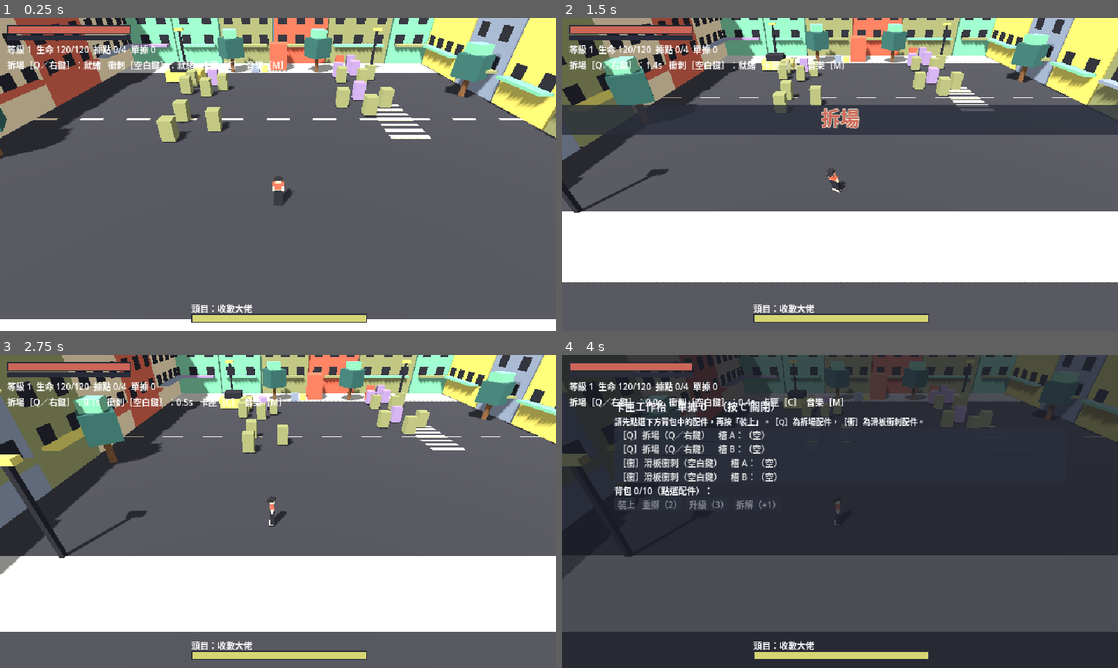
Above: before the commit, frames 1-4 (two rows, left to right).
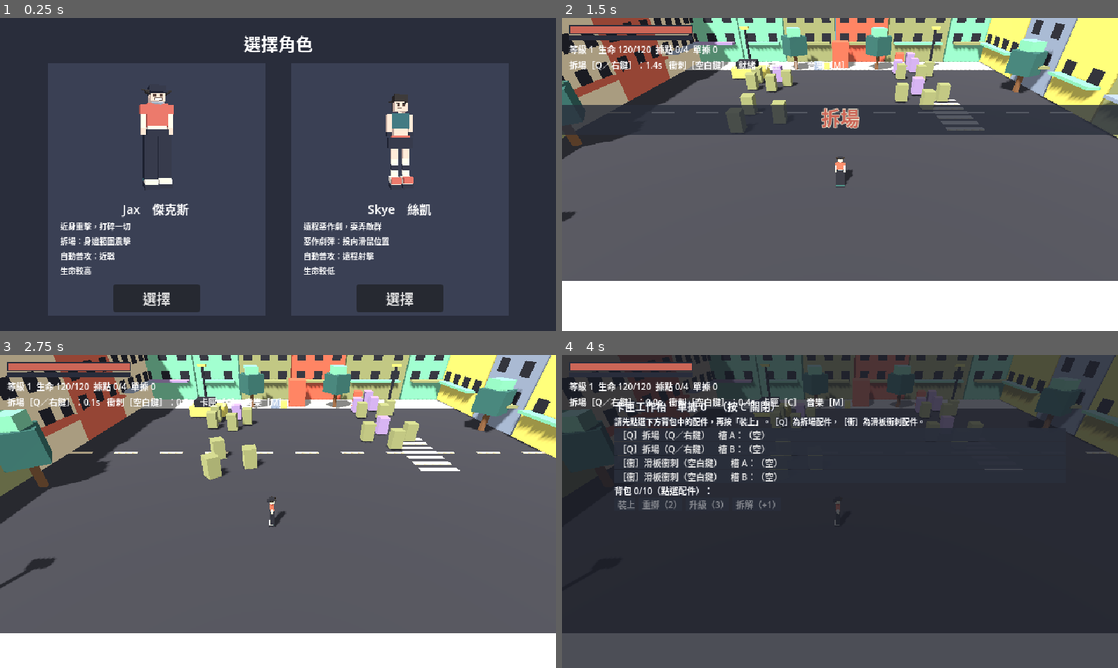
Above: after the commit, the same moments.

Repository: yauchai2/Game-Lab-2
Game: Godot game, scene res://game/select.tscn
Two runs of this game, one before a commit and one after it. Both use one fixed random seed, a clock stepped at 60 frames per second and the inputs below. Before the commit the project starts from res://game/main.tscn.
Inputs (mouse positions are in pixels of both pictures, inside the frame that each line leads up to):
- Up to frame 1 (0.25 s): no input
- Up to frame 2 (1.5 s): click (717, 296) at 0.5 s, where only the run after the commit has a clickable "選擇"; tap Enter at 1.25 s; move the mouse to (962, 158) at 1.27 s; tap Q at 1.35 s; click (962, 158) at 1.42 s
- Up to frame 3 (2.75 s): tap Space at 1.52, 2.27 s; move the mouse to (166, 527) at 2.02 s; tap Q at 2.1 s; click (166, 527) at 2.17 s
- Up to frame 4 (4 s): move the mouse to (895, 442) at 2.77 s; tap C at 2.85 s; click (895, 442) at 2.92 s; tap Q at 3.05 s; click "［Q］拆場（Q／右鍵） 槽 A：（空）" at 3.5 s

The runs differ from the first frame. In frame 1, 96% of the frame differs, in the area x 0-100%, y 0-100%; in frame 2, 58%; in frame 3, 60%; in frame 4, 42%.

Commit message:
Add Skye as second playable character with select screen
Co-Authored-By: Claude Sonnet 5.5 <noreply@anthropic.com>
Claude-Session: https://claude.ai/code/session_018tqqU7rwEZ4u67toavQ9ri

Diff:
--- a/game/scripts/hud.gd
+++ b/game/scripts/hud.gd
@@ -106,9 +106,9 @@
 	var cd: float = jax.skill_timer
 	var skill := "就緒" if cd <= 0.0 else "%.1fs" % cd
 	var dash: String = "就緒" if jax.dash_timer <= 0.0 else "%.1fs" % jax.dash_timer
-	info.text = "等級 %d  生命 %d/%d  據點 %d/%d  單據 %d\n拆場［Q／右鍵］：%s   衝刺［空白鍵］：%s   卡匣［C］  音樂［M］" % [jax.level, jax.hp, jax.max_hp, get_parent().camps_cleared(), get_parent().CAMPS.size(), jax.receipts, skill, dash]
+	info.text = "等級 %d  生命 %d/%d  據點 %d/%d  單據 %d\n%s［Q／右鍵］：%s   衝刺［空白鍵］：%s   卡匣［C］  音樂［M］" % [jax.level, jax.hp, jax.max_hp, get_parent().camps_cleared(), get_parent().CAMPS.size(), jax.receipts, jax.skill_name, skill, dash]
 	var b: Variant = get_parent().boss
-	var boss_alive: bool = b != null and is_instance_valid(b) and b.hp > 0
+	var boss_alive: bool = b != null and is_instance_valid(b) and b.hp > 0 and b.awake
 	boss_back.visible = boss_alive
 	boss_label.visible = boss_alive
 	if boss_alive:
@@ -166,7 +166,9 @@
 	var affixes: String = jax.item_affix_text(it)
 	return line + ("  (" + affixes + ")" if affixes != "" else "")
 
-const CART_NAMES := {"demolish": "拆場（Q／右鍵）", "skate": "滑板衝刺（空白鍵）"}
+func _cart_name(cart: String) -> String:
+	return jax.skill_name + "（Q／右鍵）" if cart == "demolish" else "滑板衝刺（空白鍵）"
+
 const CART_TAGS := {"demolish": "Q", "skate": "衝"}
 
 func _refresh_bench() -> void:
@@ -177,7 +179,7 @@
 	for cart in jax.slots:
 		for i in jax.slots[cart].size():
 			var it: Variant = jax.slots[cart][i]
-			var b := _bench_button("［%s］%s　槽 %s：%s" % [CART_TAGS[cart], CART_NAMES[cart], "AB"[i], _item_line(it) if it != null else "（空）"], _on_slot.bind(cart, i))
+			var b := _bench_button("［%s］%s　槽 %s：%s" % [CART_TAGS[cart], _cart_name(cart), "AB"[i], _item_line(it) if it != null else "（空）"], _on_slot.bind(cart, i))
 			if it != null:
 				b.add_theme_color_override("font_color", RARITY_COLORS[it["rarity"]])
 			bench.add_child(b)
--- a/game/scripts/jax.gd
+++ b/game/scripts/jax.gd
@@ -53,11 +53,36 @@
 
 const PROGRESS := preload("res://game/scripts/progress.gd")
 const SFX := preload("res://game/scripts/sfx.gd")
+const SKYE_MODEL := preload("res://assets/characters/skye.glb")
+
+var char_id := "jax"
+var skill_name := "拆場"
+var skill_center := Vector3.ZERO
 
 func _ready() -> void:
 	add_to_group("player")
+	char_id = PROGRESS.character
+	if char_id == "skye":
+		_become_skye()
 	_load_progress()
 	hp = max_hp
+
+# Skye：遠程射擊、惡作劇彈（投向滑鼠位置的範圍攻擊）。
+func _become_skye() -> void:
+	skill_name = "惡作劇彈"
+	max_hp = 90
+	speed = 6.4
+	skill_windup = 0.2
+	var fresh: Node3D = SKYE_MODEL.instantiate()
+	fresh.transform = model.transform
+	remove_child(model)
+	model.queue_free()
+	add_child(fresh)
+	model = fresh
+	leg_l = model.find_child("LegL", true, false)
+	leg_r = model.find_child("LegR", true, false)
+	arm_l = model.find_child("ArmL", true, false)
+	arm_r = model.find_child("ArmR", true, false)
 
 # 死亡後保留等級、背包、已裝配件；單據損失一半。
 func save_progress(lose_half_receipts := true) -> void:
@@ -389,8 +414,18 @@
 	if dead or skill_timer > 0.0 or windup_left >= 0.0 or dash_left > 0.0:
 		return
 	has_target = false
+	if char_id == "skye":
+		var p: Variant = _pick_point(get_viewport().get_mouse_position())
+		var aim: Vector3 = p if p != null else global_position - global_transform.basis.z * 6.0
+		var off := aim - global_position
+		off.y = 0.0
+		if off.length() > 9.0:
+			off = off.normalized() * 9.0
+		skill_center = global_position + off
+		if off.length() > 0.1:
+			look_at(global_position + off, Vector3.UP)
 	windup_left = skill_windup + (0.2 if item_in_slots("heavy") != null else 0.0)
-	skill_cast.emit("拆場", slot_names("demolish"))
+	skill_cast.emit(skill_name, slot_names("demolish"))
 	SFX.play(self, "windup", -6.0)
 	skill_timer = skill_cooldown * (1.0 - affix_total("cd", "demolish") / 100.0)
 
@@ -426,7 +461,7 @@
 		opts["chain"] = dmg * 0.5 * item_power(chain)
 	if frenzy != null:
 		opts["frenzy"] = 0.25 * item_power(frenzy)
-	var center := global_position
+	var center := skill_center if char_id == "skye" else global_position
 	for h in hits:
 		var t := delay + h * 0.35
 		if t <= 0.0:
@@ -563,6 +598,9 @@
 func _auto_attack() -> void:
 	if attack_timer > 0.0:
 		return
+	if char_id == "skye":
+		_shoot_nearest()
+		return
 	var hit := 0
 	for enemy in get_tree().get_nodes_in_group("enemies"):
 		var d: Vector3 = enemy.global_position - global_position
@@ -576,6 +614,36 @@
 	attack_swing = 1.0
 	SFX.play(self, "hit", -8.0, 0.12)
 	_spawn_shockwave(global_position, attack_radius, Color("E7DFC9"), 0.18)
+
+func _shoot_nearest() -> void:
+	var best: Node3D = null
+	var best_d := 9.0
+	for enemy in get_tree().get_nodes_in_group("enemies"):
+		var d: float = enemy.global_position.distance_to(global_position)
+		if d < best_d:
+			best_d = d
+			best = enemy
+	if best == null:
+		return
+	attack_timer = 0.4
+	attack_swing = 1.0
+	best.take_damage(7, global_position, 2.0)
+	SFX.play(self, "shoot", -8.0, 0.1)
+	_tracer(global_position + Vector3(0, 0.9, 0), best.global_position + Vector3(0, 0.8, 0))
+
+func _tracer(a: Vector3, b: Vector3) -> void:
+	var mi := MeshInstance3D.new()
+	var box := BoxMesh.new()
+	box.size = Vector3(0.05, 0.05, a.distance_to(b))
+	mi.mesh = box
+	var m := StandardMaterial3D.new()
+	m.albedo_color = Color("D6D573")
+	m.shading_mode = BaseMaterial3D.SHADING_MODE_UNSHADED
+	mi.material_override = m
+	get_parent().add_child(mi)
+	mi.global_position = (a + b) / 2.0
+	mi.look_at(b, Vector3.UP)
+	get_tree().create_timer(0.07).timeout.connect(mi.queue_free)
 
 func _animate_limbs(delta: float, moving: bool) -> void:
 	var swing := 0.0
--- a/game/scripts/progress.gd
+++ b/game/scripts/progress.gd
@@ -2,3 +2,4 @@
 ## 長期成長：死亡或通關後重開場景，等級、背包、配件都保留（暫時只在程式運行期間有效，存檔之後再做）。
 
 static var data := {}
+static var character := "jax"
--- /dev/null
+++ b/game/scripts/select.gd
@@ -0,0 +1,94 @@
+extends Control
+## 開局選角：左右兩張卡，點擊後進入街區。
+
+const PROGRESS := preload("res://game/scripts/progress.gd")
+const SFX := preload("res://game/scripts/sfx.gd")
+const CHARACTERS := [
+	{"id": "jax", "name": "Jax　傑克斯", "model": "res://assets/characters/jax.glb",
+		"desc": "近身重擊，打碎一切\n拆場：身邊範圍震擊\n自動普攻：近戰\n生命較高"},
+	{"id": "skye", "name": "Skye　絲凱", "model": "res://assets/characters/skye.glb",
+		"desc": "遠程惡作劇，耍弄敵群\n惡作劇彈：投向滑鼠位置\n自動普攻：遠程射擊\n生命較低"},
+]
+
+var spinners: Array[Node3D] = []
+
+func _ready() -> void:
+	set_anchors_preset(Control.PRESET_FULL_RECT)
+	var bg := ColorRect.new()
+	bg.color = Color("292D3B")
+	bg.set_anchors_preset(Control.PRESET_FULL_RECT)
+	add_child(bg)
+	var title := Label.new()
+	title.text = "選擇角色"
+	title.add_theme_font_size_override("font_size", 20)
+	title.position = Vector2(0, 14)
+	title.size = Vector2(640, 28)
+	title.horizontal_alignment = HORIZONTAL_ALIGNMENT_CENTER
+	add_child(title)
+	for i in CHARACTERS.size():
+		_card(i, CHARACTERS[i])
+
+func _card(i: int, c: Dictionary) -> void:
+	var box := Vector2(250, 290)
+	var origin := Vector2(55 + i * 280, 52)
+	var frame := ColorRect.new()
+	frame.color = Color("3A4054")
+	frame.position = origin
+	frame.size = box
+	add_child(frame)
+	var svc := SubViewportContainer.new()
+	svc.stretch = true
+	svc.position = origin + Vector2(25, 4)
+	svc.size = Vector2(200, 150)
+	add_child(svc)
+	var vp := SubViewport.new()
+	vp.size = Vector2i(200, 150)
+	vp.transparent_bg = true
+	vp.own_world_3d = true
+	svc.add_child(vp)
+	var cam := Camera3D.new()
+	vp.add_child(cam)
+	cam.position = Vector3(0, 0.95, 3.2)
+	cam.fov = 40
+	var sun := DirectionalLight3D.new()
+	sun.rotation_degrees = Vector3(-35, 30, 0)
+	vp.add_child(sun)
+	var env := WorldEnvironment.new()
+	env.environment = Environment.new()
+	env.environment.ambient_light_source = Environment.AMBIENT_SOURCE_COLOR
+	env.environment.ambient_light_color = Color(0.8, 0.8, 0.85)
+	env.environment.background_mode = Environment.BG_CLEAR_COLOR
+	vp.add_child(env)
+	var model: Node3D = load(c["model"]).instantiate()
+	model.rotation.y = PI
+	vp.add_child(model)
+	spinners.append(model)
+	var name_label := Label.new()
+	name_label.text = c["name"]
+	name_label.add_theme_font_size_override("font_size", 14)
+	name_label.position = origin + Vector2(0, 156)
+	name_label.size = Vector2(box.x, 20)
+	name_label.horizontal_alignment = HORIZONTAL_ALIGNMENT_CENTER
+	add_child(name_label)
+	var desc := Label.new()
+	desc.text = c["desc"]
+	desc.add_theme_font_size_override("font_size", 9)
+	desc.position = origin + Vector2(14, 180)
+	desc.size = Vector2(box.x - 28, 70)
+	add_child(desc)
+	var btn := Button.new()
+	btn.text = "選擇"
+	btn.position = origin + Vector2(75, 254)
+	btn.size = Vector2(100, 26)
+	btn.pressed.connect(_pick.bind(c["id"]))
+	add_child(btn)
+
+func _process(delta: float) -> void:
+	for m in spinners:
+		m.rotation.y += delta * 0.8
+
+func _pick(id: String) -> void:
+	PROGRESS.character = id
+	PROGRESS.data = {}
+	SFX.play(self, "ui_click")
+	get_tree().change_scene_to_file("res://game/main.tscn")
--- /dev/null
+++ b/game/select.tscn
@@ -0,0 +1,10 @@
+[gd_scene load_steps=2 format=3]
+
+[ext_resource type="Script" path="res://game/scripts/select.gd" id="1_select"]
+
+[node name="Select" type="Control"]
+layout_mode = 3
+anchors_preset = 15
+anchor_right = 1.0
+anchor_bottom = 1.0
+script = ExtResource("1_select")
--- a/project.godot
+++ b/project.godot
@@ -3,7 +3,7 @@
 [application]
 
 config/name="Game Lab 2"
-run/main_scene="res://game/main.tscn"
+run/main_scene="res://game/select.tscn"
 config/features=PackedStringArray("4.4", "GL Compatibility")
 
 [display]
Binary file added: assets/characters/skye.glb
Not shown, added: assets/characters/skye.glb.import
Binary file added: docs/art/skye-preview.png
Not shown, added: game/scripts/select.gd.uid
Not shown, changed: README.md
Not shown, changed: docs/guides/godot-setup.md
Not shown, added: tools/blender/make_skye.py
